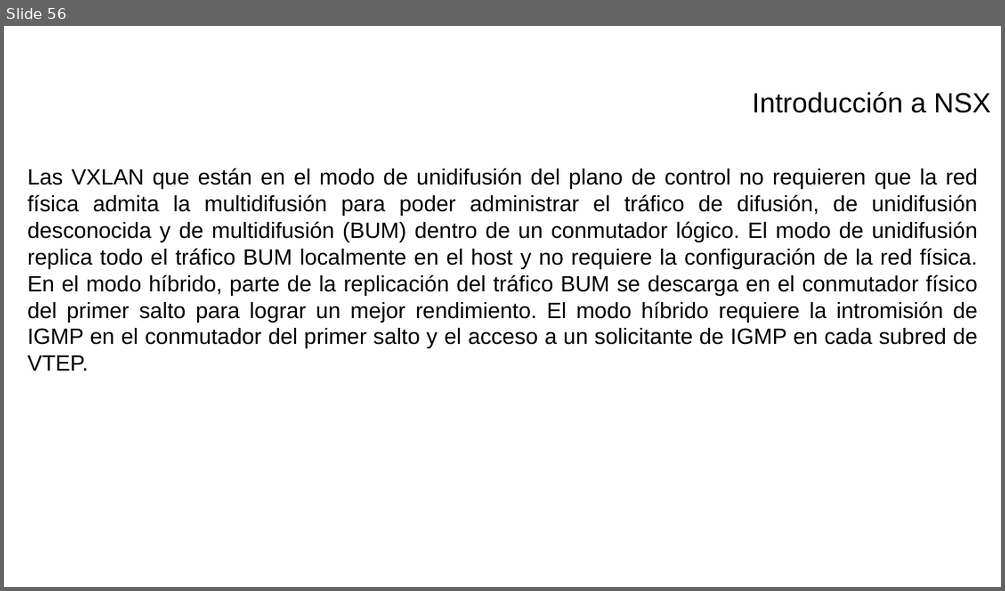
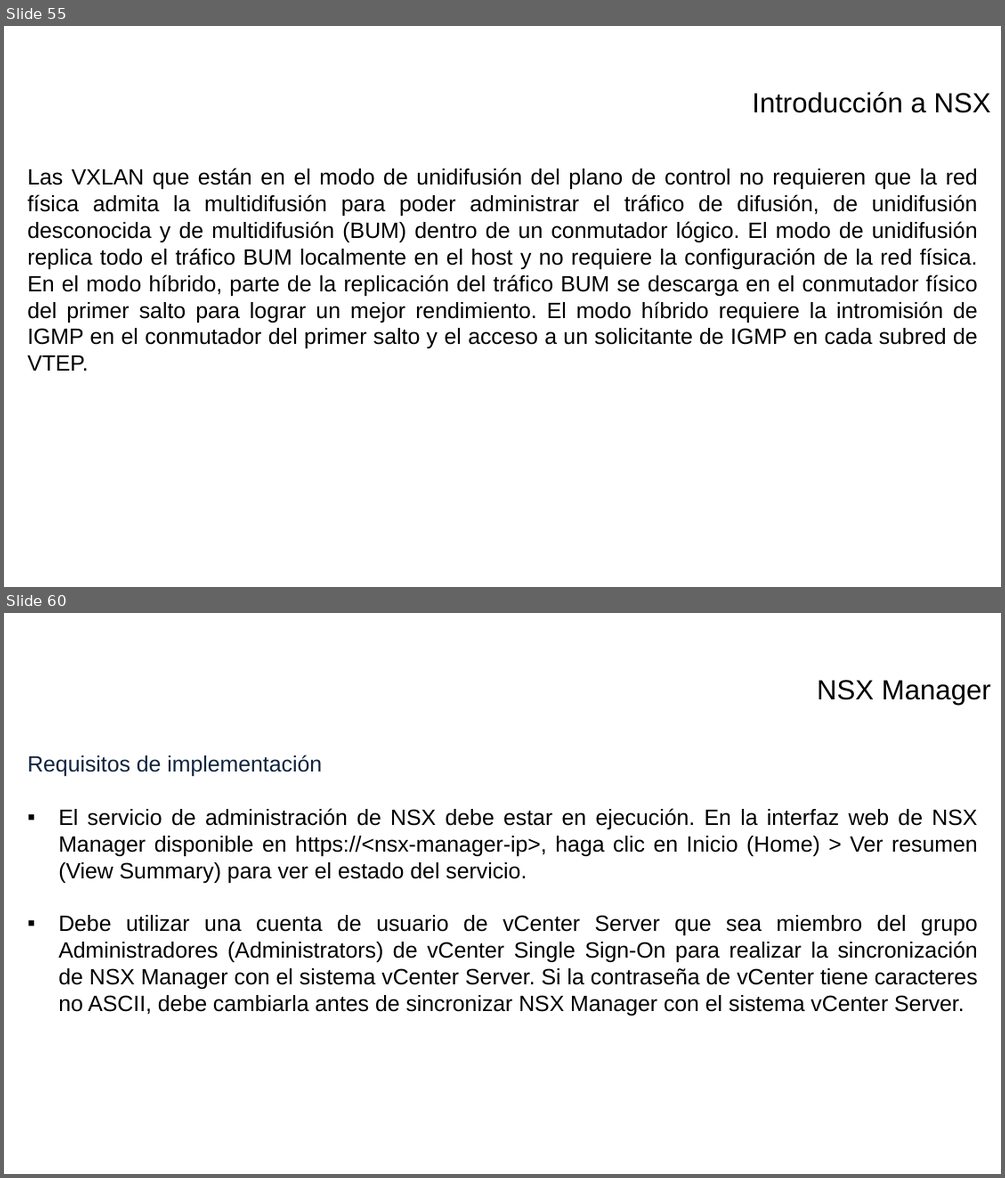
Before and after one commit to israelcts/curso_vmware_nsx_sedena, a slide deck: VMWare - I.pptx. Shown one above the other, each under a label of ours: slide 56 before the commit, slides 55 and 60 after it; the slides between them are not shown. The pictures are 1005x591 and 1005x1178 pixels, drawn with LibreOffice and Linux fonts; fonts in the diff are those of the drawing; background and template pictures are left out. Boxes give left, top, right and bottom in pixels: in the first picture for what was removed or moved away, otherwise in the second. Text is boxed around its words. In the diff, an @@ line names an element or a change of style, - is before the commit and + after.

```diff
--- a/VMWare - I.pptx
+++ b/VMWare - I.pptx
@@ slide 60 added at [4, 613, 1001, 1174], background picture (left out) @@
@@ text added at [817, 680, 991, 706], 20 pt, text #000000 @@
+NSX Manager
@@ text added at [27, 755, 978, 1015], 16 pt, text #000000 @@
+Requisitos de implementación
+▪ El servicio de administración de NSX debe estar en ejecución. En la interfaz web de NSX Manager disponible en https://<nsx-manager-ip>, haga clic en Inicio (Home) > Ver resumen (View Summary) para ver el estado del servicio.
+▪ Debe utilizar una cuenta de usuario de vCenter Server que sea miembro del grupo Administradores (Administrators) de vCenter Single Sign-On para realizar la sincronización de NSX Manager con el sistema vCenter Server. Si la contraseña de vCenter tiene caracteres no ASCII, debe cambiarla antes de sincronizar NSX Manager con el sistema vCenter Server.
@@ what was slide 56 is now slide 55 @@
```
Also in this commit, not shown: 9 other slides added, 1 slide removed, 1 other file.
